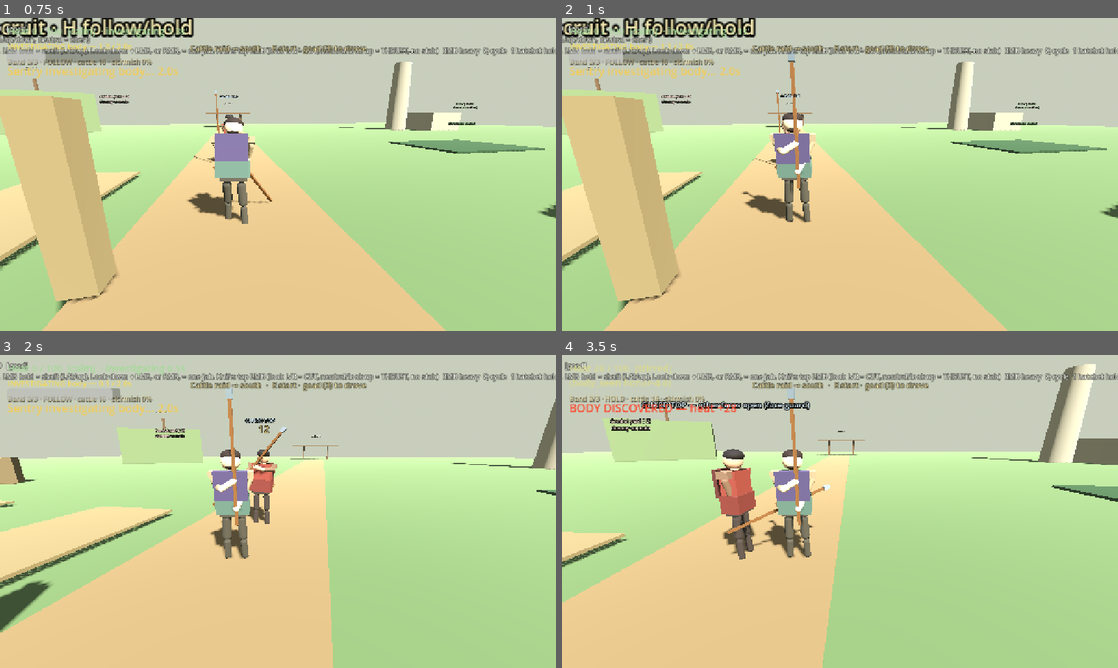
Above: before the commit, frames 1-4 (two rows, left to right).
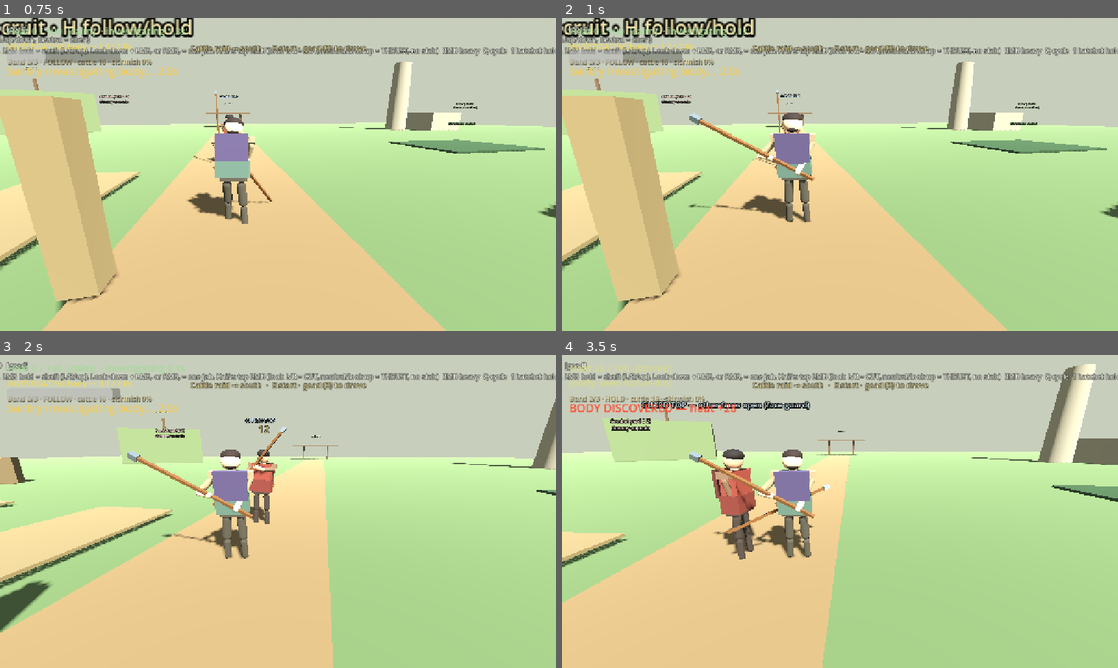
Above: after the commit, the same moments.

Repository: fortins4/devPlayground
Game: Godot game, scene res://scenes/main/main.tscn
Two runs of this game, one before a commit and one after it. Both use one fixed random seed, a clock stepped at 60 frames per second and the inputs below.
Inputs (mouse positions are in pixels of both pictures, inside the frame that each line leads up to):
- Up to frame 1 (0.75 s): tap Enter at 0.5 s; move the mouse to (305, 174) at 0.52 s; hold W (move_forward) from 0.53 s (still down); hold Right mouse button (attack_heavy) from 0.53 s (still down); click (305, 174) at 0.67 s
- Up to frame 2 (1 s): keep holding W (move_forward); keep holding Right mouse button (attack_heavy); tap Space (jump) at 0.77 s
- Up to frame 3 (2 s): keep holding W (move_forward); move the mouse to (250, 511) at 1.27 s; release Right mouse button (attack_heavy) at 1.28 s; click (250, 511) at 1.35 s; tap Space (jump) at 1.52 s
- Up to frame 4 (3.5 s): keep holding W (move_forward); move the mouse to (851, 505) at 2.02 s; hold H (band_toggle) 2.03-2.78 s; move the mouse to (834, 517) at 2.77 s; tap Ctrl (crouch) at 2.85 s; click (834, 517) at 2.92 s; tap Space (jump) at 3.02 s

Frame 1 is identical in both runs. In frame 2, 0.9% of the frame differs, in the area x 22-46%, y 11-62%; in frame 3, 0.9%; in frame 4, 1.0%, in the area x 22-46%, y 10-63%.

Commit message:
feat(combat): rest the stowed goad on the back

Diff:
--- a/scripts/characters/player/player_controller.gd
+++ b/scripts/characters/player/player_controller.gd
@@ -699,8 +699,8 @@
 		return
 	var back_goad := visual_node.find_child("BackGoad", true, false) as Node3D
 	if back_goad:
-		# On the back only for the hatchet. Unarmed and the knife leave no goad mesh.
-		back_goad.visible = combat.current_weapon == CombatSystem.Weapon.HATCHET
+		# In the hands only while the goad is equipped. Otherwise it rests on the back.
+		back_goad.visible = combat.current_weapon != CombatSystem.Weapon.GOAD
 
 
 func _on_attack_performed(_attacker: Node, kind: StringName, weapon: StringName) -> void:
@@ -1205,7 +1205,8 @@
 		return Vector3(deg_to_rad(-12.0), deg_to_rad(6.0), deg_to_rad(-14.0))
 	match combat.current_weapon:
 		CombatSystem.Weapon.GOAD:
-			return Vector3(deg_to_rad(-18.0), deg_to_rad(6.0), deg_to_rad(-6.0))
+			# Across the chest, out in front. Not a vertical pole up the face.
+			return Vector3(deg_to_rad(22.0), deg_to_rad(-10.0), deg_to_rad(58.0))
 		CombatSystem.Weapon.KNIFE:
 			# Matches tool idle: blade up beside the chest, not the strike thrust.
 			return Vector3(deg_to_rad(-28.0), deg_to_rad(16.0), deg_to_rad(-36.0))
--- a/scripts/characters/shared/kerne_mesh_builder.gd
+++ b/scripts/characters/shared/kerne_mesh_builder.gd
@@ -271,14 +271,21 @@
 		# Goad stowed on back when not active (silhouette of cattle kit)
 		var back_goad := Node3D.new()
 		back_goad.name = "BackGoad"
-		back_goad.position = Vector3(-0.12, 0.35, 0.22)
-		back_goad.rotation_degrees = Vector3(8.0, 0.0, -18.0)
+		# Diagonal across the upper back. +Z is the cloak side. Not upright
+		# past the skull and not out in front of the face.
+		back_goad.position = Vector3(0.02, 0.30, 0.26)
+		back_goad.rotation_degrees = Vector3(16.0, -6.0, 70.0)
 		torso.add_child(back_goad)
 		var goad_mesh := BoxMesh.new()
-		goad_mesh.size = Vector3(0.03, 1.15, 0.03)
+		goad_mesh.size = Vector3(0.035, 1.05, 0.035)
 		var goad_mi := _mesh_inst(goad_mesh, wood, "Staff")
-		goad_mi.position = Vector3(0.0, 0.15, 0.0)
+		goad_mi.position = Vector3.ZERO
 		back_goad.add_child(goad_mi)
+		var tip_mesh := BoxMesh.new()
+		tip_mesh.size = Vector3(0.07, 0.08, 0.07)
+		var tip_mi := _mesh_inst(tip_mesh, iron, "Tip")
+		tip_mi.position = Vector3(0.0, 0.52, 0.0)
+		back_goad.add_child(tip_mi)
 
 	return {
 		"root": root,
